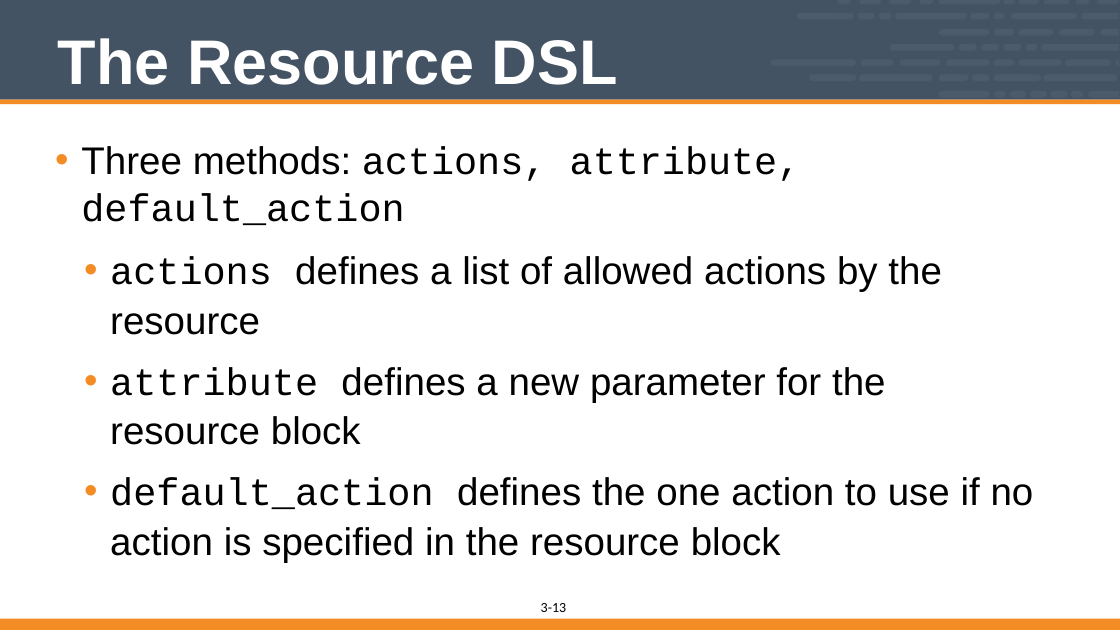
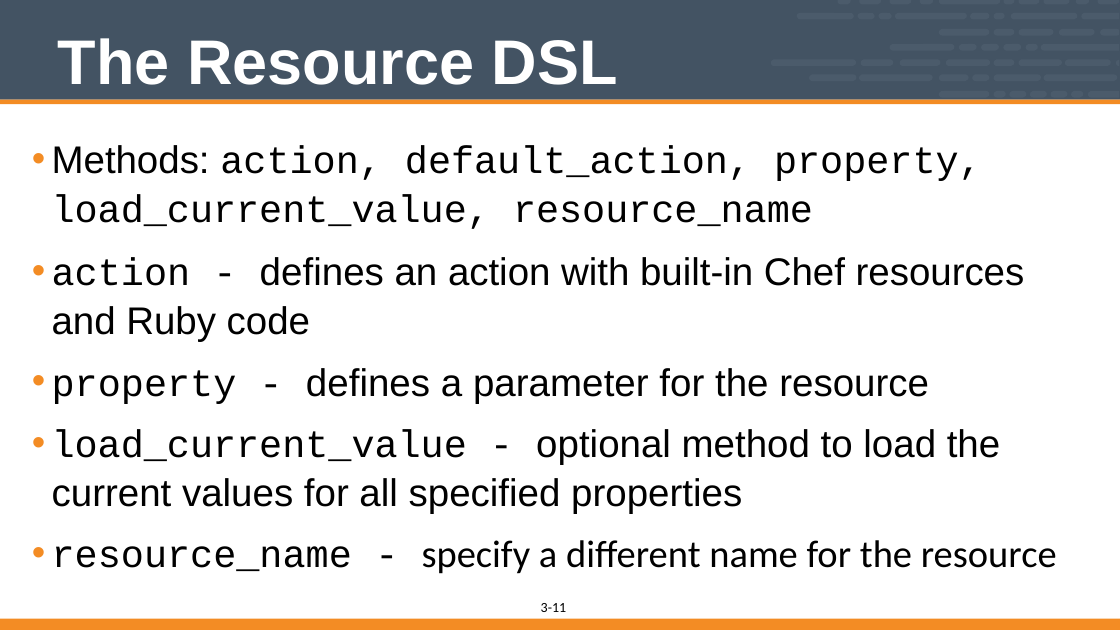
Before and after one commit to vinyar/chef-intermediate, a slide deck: slide 11 of 03-building_custom_resources.pptx (slide 13 before the commit). Drawn at 1120x630 pixels with LibreOffice and Linux fonts; fonts in the diff are those of the drawing. Boxes give left, top, right and bottom in pixels: in the first picture for what was removed or moved away, otherwise in the second. Text is boxed around its words. In the diff, an @@ line names an element or a change of style, - is before the commit and + after.

Commit message:
add support for new resource

```diff
--- a/03-building_custom_resources.pptx
+++ b/03-building_custom_resources.pptx
@@ text at [52, 145, 1057, 574]: text changed @@
-• Three methods: actions, attribute, default_action
-  • actions defines a list of allowed actions by the resource
-  • attribute defines a new parameter for the resource block
-  • default_action defines the one action to use if no action is specified in the resource block
+  • Methods: action, default_action, property, load_current_value, resource_name
+  • action - defines an action with built-in Chef resources and Ruby code
+  • property - defines a parameter for the resource
+  • load_current_value - optional method to load the current values for all specified properties
+  • resource_name - specify a different name for the resource
@@ page number at [552, 603, 566, 612]: text changed @@
-13
+11
```
Also in this commit, not shown: 18 other slides changed, 6 slides removed, 1 other file.
